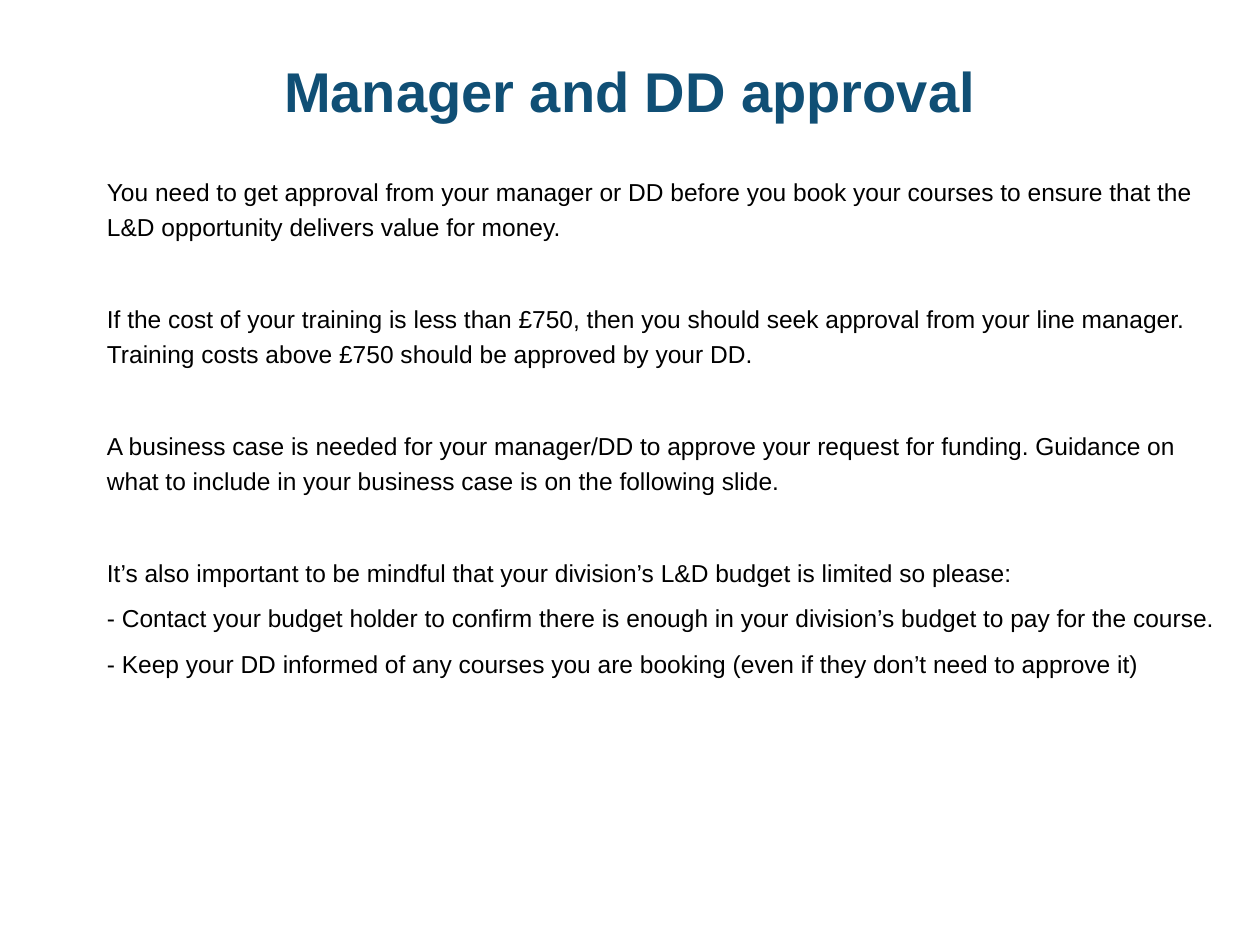
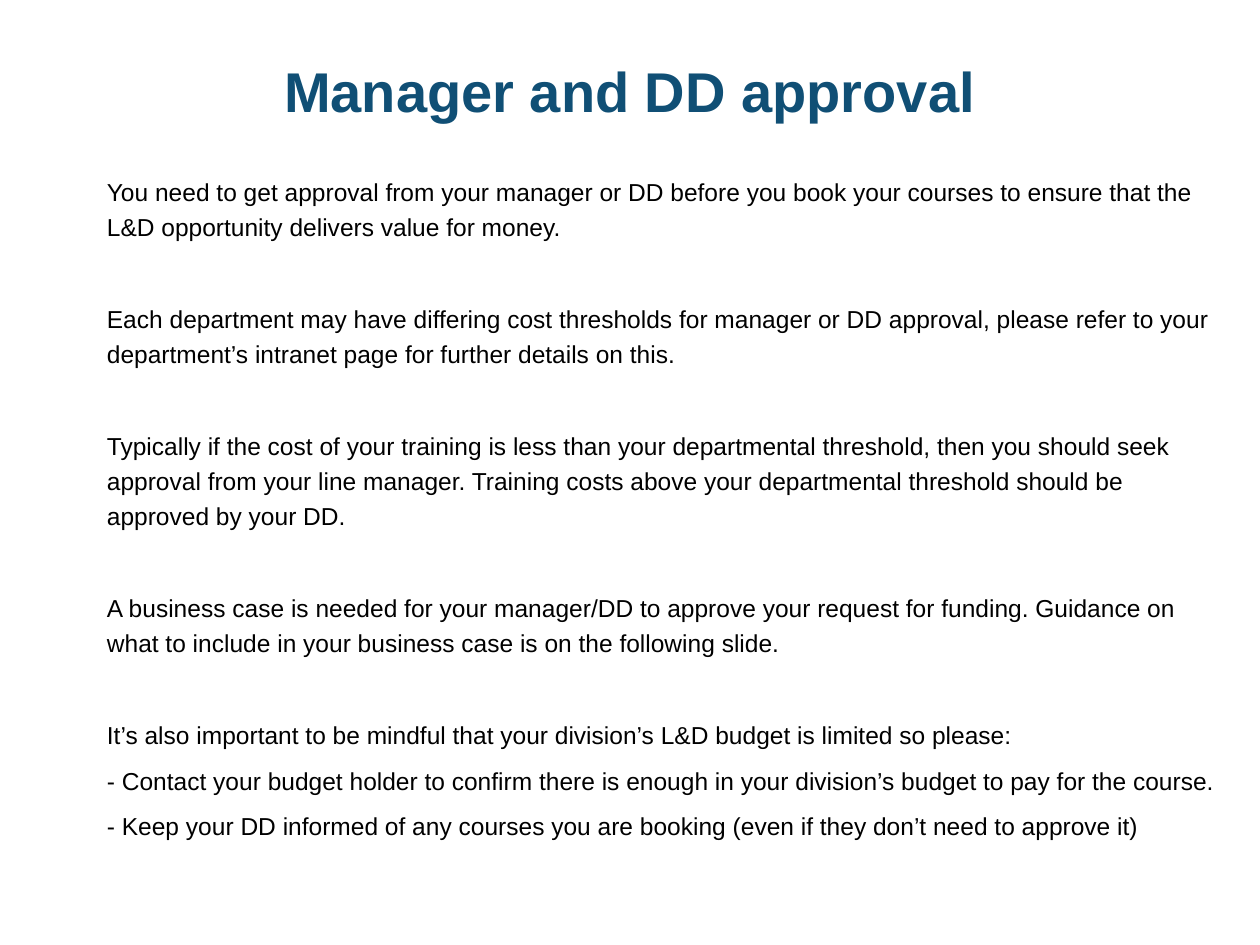
Before and after one commit to GORSlearningdevelopmentpages/GORSlearningdevelopmentpages.github.io, a slide deck: slide 4 of files/GORS Guide to booking an external course v2.0.pptx. Drawn at 1260x945 pixels with LibreOffice and Linux fonts; fonts in the diff are those of the drawing. Boxes give left, top, right and bottom in pixels: in the first picture for what was removed or moved away, otherwise in the second. Text is boxed around its words. In the diff, an @@ line names an element or a change of style, - is before the commit and + after.

```diff
--- a/files/GORS Guide to booking an external course v2.0.pptx
+++ b/files/GORS Guide to booking an external course v2.0.pptx
@@ text at (x1=107, y1=310, x2=1208, y2=530): text changed @@
-If the cost of your training is less than £750, then you should seek approval from your line manager. Training costs above £750 should be approved by your DD.
+Each department may have differing cost thresholds for manager or DD approval, please refer to your department’s intranet page for further details on this.
+Typically if the cost of your training is less than your departmental threshold, then you should seek approval from your line manager. Training costs above your departmental threshold should be approved by your DD.
```
Also in this commit, not shown: 3 other slides changed.
